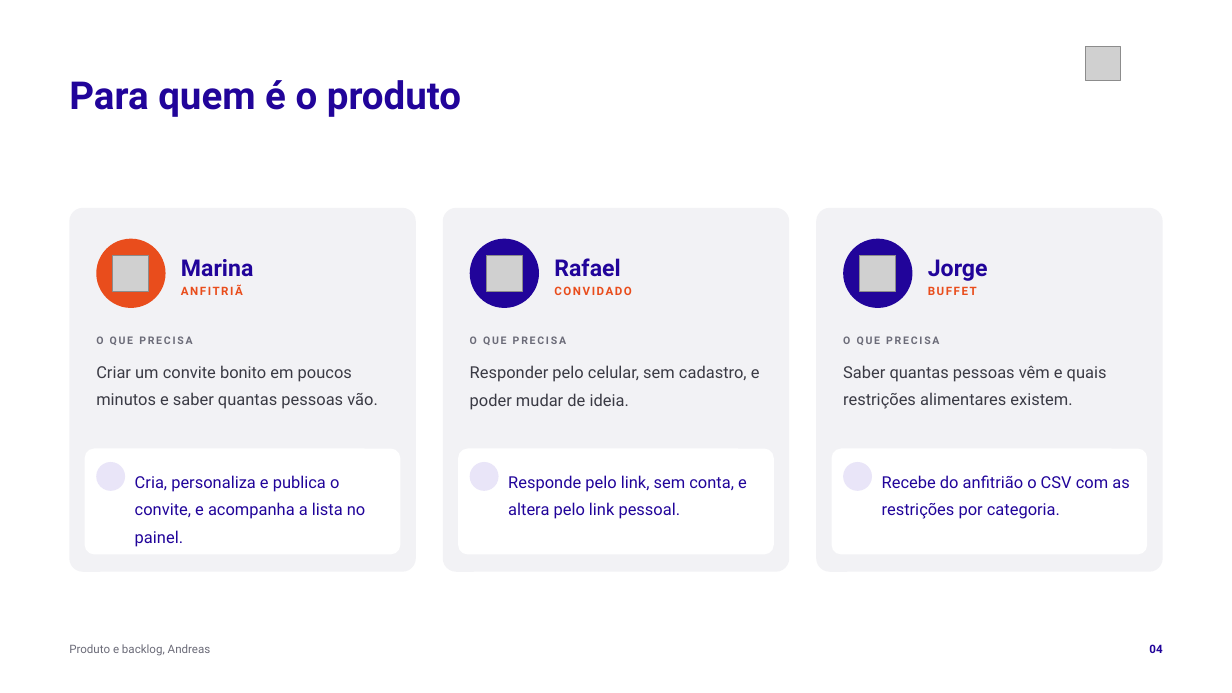
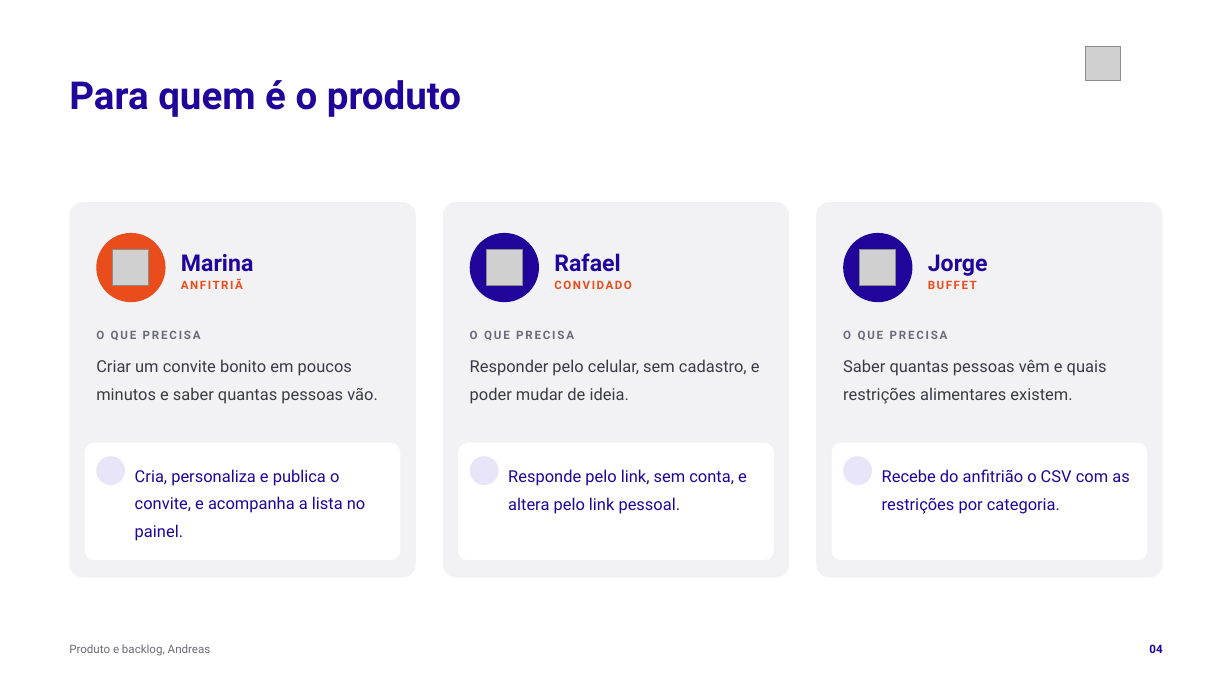
Before and after one commit to tcpassos/invite-app, a slide deck: slide 4 of trabalhos/T4-Pitch-Final.pptx. Drawn at 1232x693 pixels with LibreOffice and Linux fonts; fonts in the diff are those of the drawing; grey boxes stand for pictures; background and template pictures are left out. Boxes give left, top, right and bottom in pixels: in the first picture for what was removed or moved away, otherwise in the second. Text is boxed around its words. In the diff, an @@ line names an element or a change of style, - is before the commit and + after.

```diff
--- a/trabalhos/T4-Pitch-Final.pptx
+++ b/trabalhos/T4-Pitch-Final.pptx
@@ rounded rectangle: place and size @@
-rounded rectangle at bbox=[69, 208, 416, 572]
+rounded rectangle at bbox=[69, 202, 416, 578]
@@ rounded rectangle: place and size @@
-rounded rectangle at bbox=[443, 208, 789, 572]
+rounded rectangle at bbox=[443, 202, 789, 578]
@@ rounded rectangle: place and size @@
-rounded rectangle at bbox=[816, 208, 1163, 572]
+rounded rectangle at bbox=[816, 202, 1163, 578]
@@ size 8.2 to 9 pt in 3 elements at bbox=[96, 330, 201, 340], bbox=[470, 330, 574, 340], bbox=[843, 330, 948, 340] @@
@@ rounded rectangle: place and size @@
-rounded rectangle at bbox=[85, 448, 401, 555]
+rounded rectangle at bbox=[85, 443, 401, 560]
@@ rounded rectangle: place and size @@
-rounded rectangle at bbox=[458, 448, 775, 555]
+rounded rectangle at bbox=[458, 443, 775, 560]
@@ proportions changed in 3 elements at bbox=[85, 443, 401, 560], bbox=[458, 443, 775, 560], bbox=[832, 443, 1148, 560] @@
@@ rounded rectangle: place and size @@
-rounded rectangle at bbox=[832, 448, 1148, 555]
+rounded rectangle at bbox=[832, 443, 1148, 560]
@@ 12 texts, 6 ellipses, 3 pictures: place and size @@
-12 texts, 6 ellipses, 3 pictures at bbox=[96, 238, 1129, 547]
+12 texts, 6 ellipses, 3 pictures at bbox=[96, 233, 1129, 541]
```
Also in this commit, not shown: 12 other slides changed, 7 other files.
